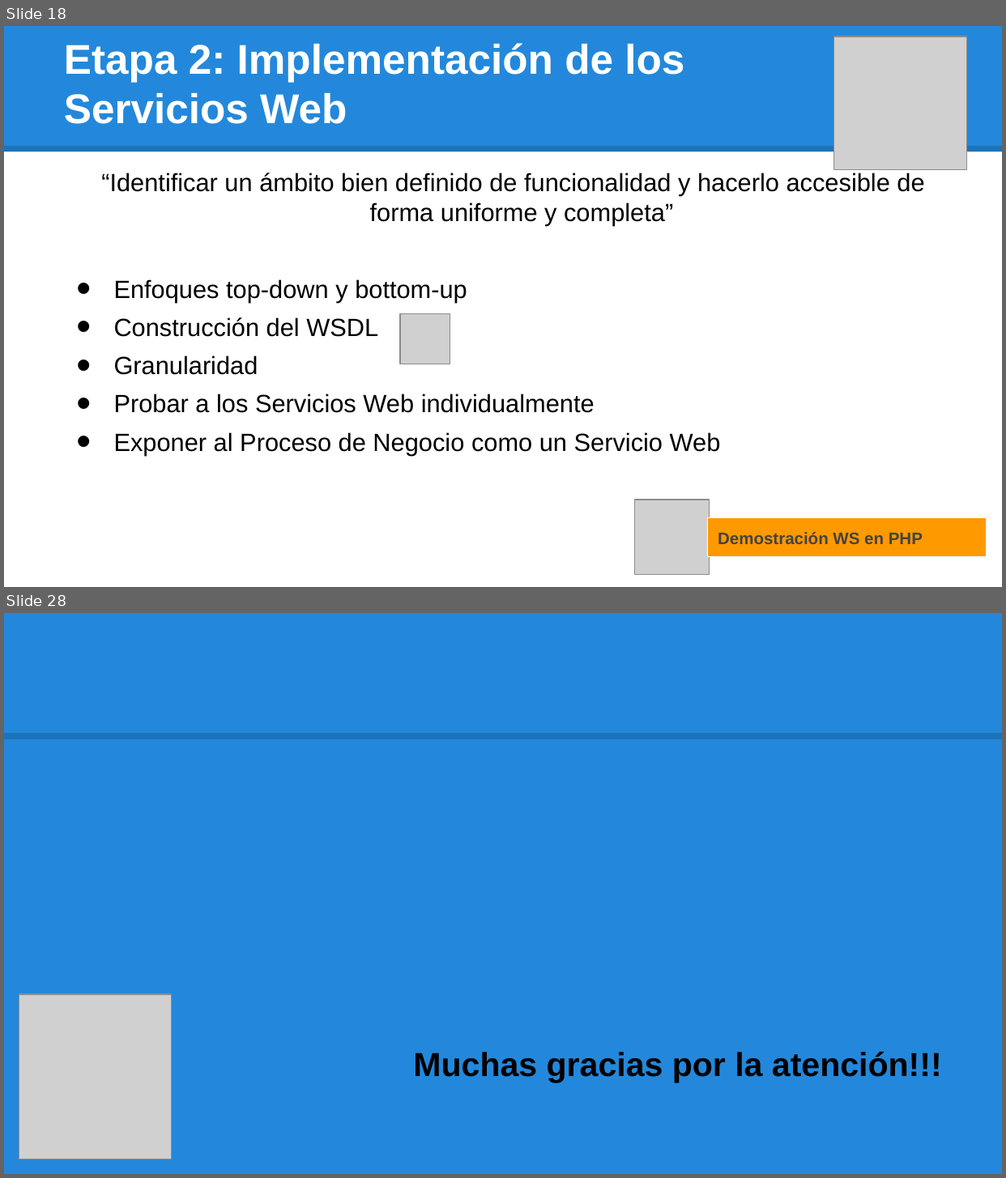
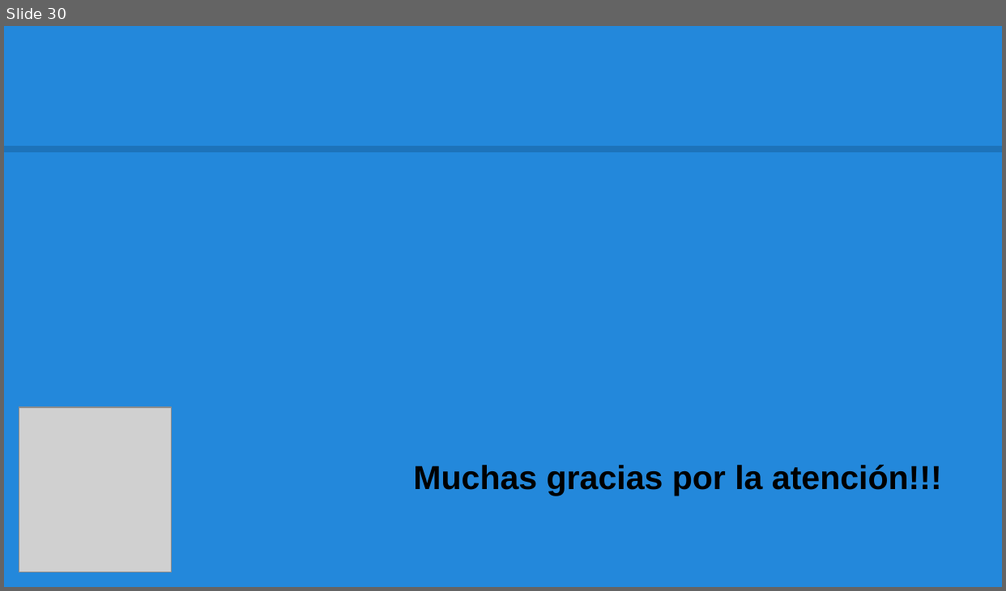
Before and after one commit to jampys/simulacion_informe, a slide deck: TF_SIMULACION_PRESENTACION.pptx. Shown one above the other, each under a label of ours: slides 18 and 28 before the commit, slide 30 after it; the slides between them are not shown. The pictures are 1006x1178 and 1006x591 pixels, drawn with LibreOffice and Linux fonts; fonts in the diff are those of the drawing; grey boxes stand for pictures. Boxes give left, top, right and bottom in pixels: in the first picture for what was removed or moved away, otherwise in the second. Text is boxed around its words. In the diff, an @@ line names an element or a change of style, - is before the commit and + after.

```diff
--- a/TF_SIMULACION_PRESENTACION.pptx
+++ b/TF_SIMULACION_PRESENTACION.pptx
@@ slide 18 removed at [4,26,1002,587], background #FFFFFF; not listed: 1 template element that a slide beside it also shows @@
@@ rectangle removed at [4,26,1002,152] @@
@@ title removed at [64,43,684,124] @@
-Etapa 2: Implementación de los
-Servicios Web
@@ picture removed at [833,37,966,169] @@
@@ text removed at [101,173,924,455] @@
-“Identificar un ámbito bien definido de funcionalidad y hacerlo accesible de forma uniforme y completa”
-• Enfoques top-down y bottom-up
-• Construcción del WSDL
-• Granularidad
-• Probar a los Servicios Web individualmente
-• Exponer al Proceso de Negocio como un Servicio Web
@@ picture removed at [400,314,450,365] @@
@@ picture removed at [635,500,710,575] @@
@@ rectangle removed at [708,518,986,557] @@
-Demostración WS en PHP
@@ what was slide 28 is now slide 30 @@
```
Also in this commit, not shown: 4 slides changed, 25 slides added, 22 other slides removed.
